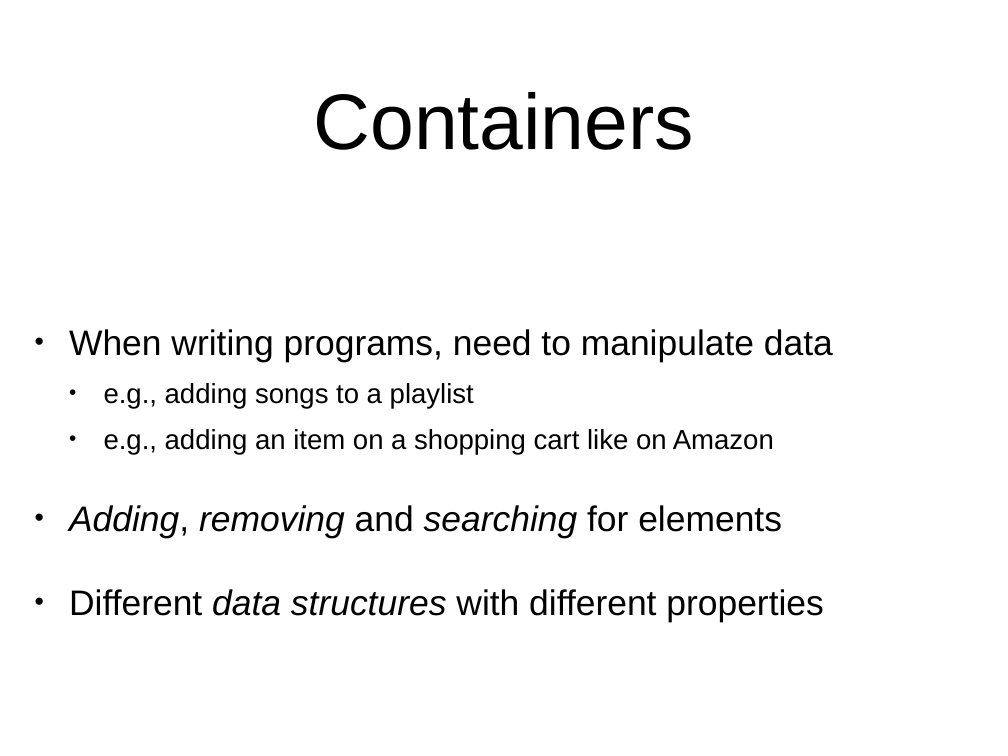
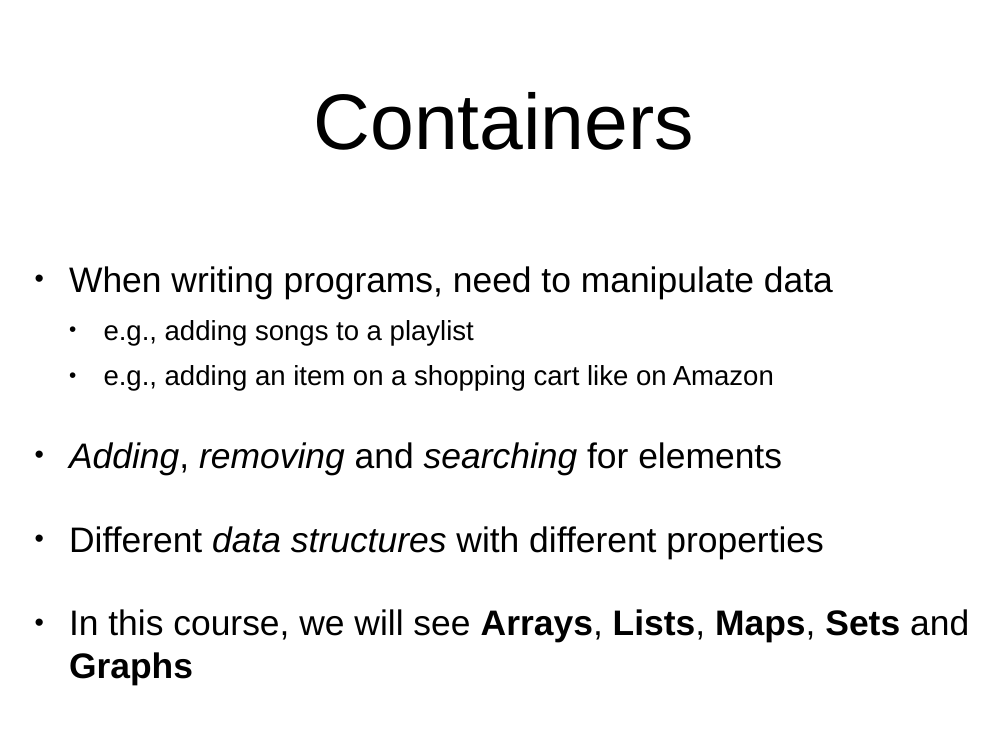
Before and after one commit to arcuri82/algorithms, a slide deck: slide 27 of docs/slides/01/01_intro.pptx. Drawn at 1008x756 pixels with LibreOffice and Linux fonts; fonts in the diff are those of the drawing. Boxes give left, top, right and bottom in pixels: in the first picture for what was removed or moved away, otherwise in the second. Text is boxed around its words. In the diff, an @@ line names an element or a change of style, - is before the commit and + after.

```diff
--- a/docs/slides/01/01_intro.pptx
+++ b/docs/slides/01/01_intro.pptx
@@ text at (69, 609, 969, 685): paragraph added @@
+• In this course, we will see Arrays, Lists, Maps, Sets and Graphs
```
Also in this commit, not shown: 3 other slides changed, 2 slides added, 19 other files.
